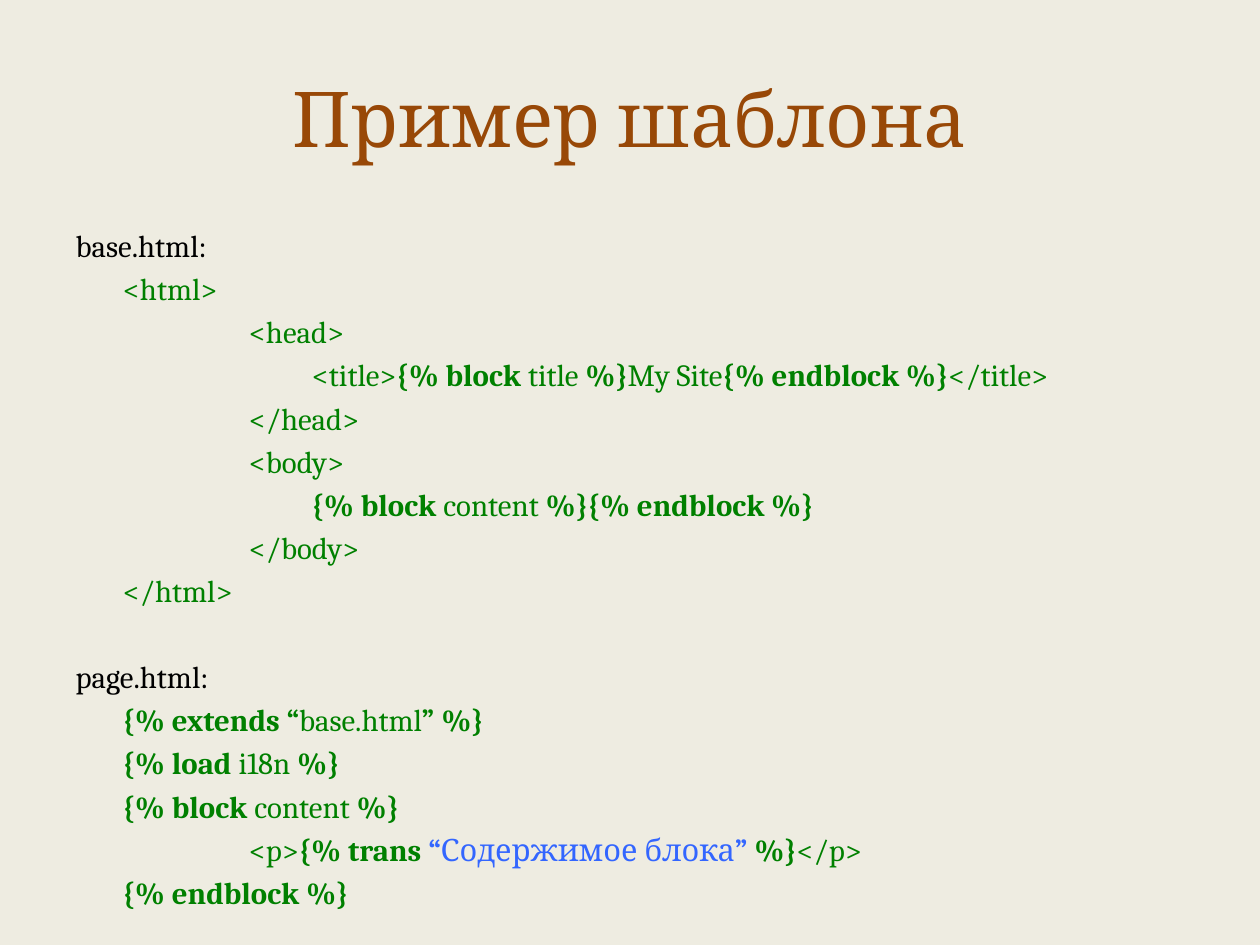
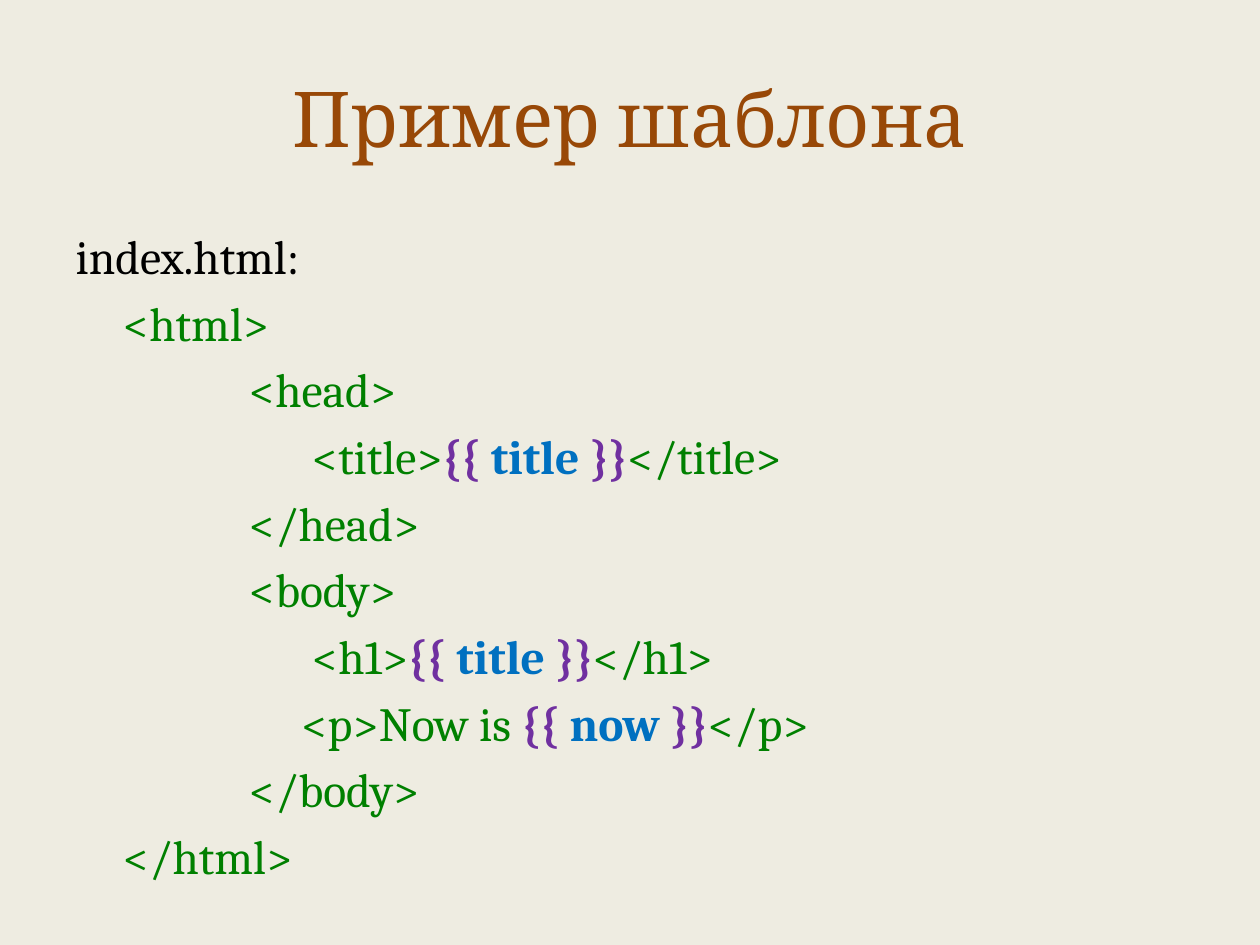
Before and after one commit to maxchv/LearnPython, a slide deck: slide 8 of week11/templates.pptx (slide 6 before the commit). Drawn at 1260x945 pixels with LibreOffice and Linux fonts; fonts in the diff are those of the drawing. Boxes give left, top, right and bottom in pixels: in the first picture for what was removed or moved away, otherwise in the second. Text is boxed around its words. In the diff, an @@ line names an element or a change of style, - is before the commit and + after.

```diff
--- a/week11/templates.pptx
+++ b/week11/templates.pptx
@@ text at (76, 241, 300, 275): text changed; size 17.6 to 27.2 pt @@
-base.html:
+index.html:
@@ text at (123, 308, 420, 818): size 17.6 to 27.2 pt in "<html>", "<head>", "</head>", "<body>" and 2 more places; more space between paragraphs @@
@@ text at (312, 439, 782, 482): text changed; size 17.6 to 27.2 pt @@
-<title>{% block title %}My Site{% endblock %}</title>
+<title>{{ title }}</title>
@@ text at (301, 639, 808, 751): text changed; size 17.6 to 27.2 pt; bold off @@
-{% block content %}{% endblock %}
+<h1>{{ title }}</h1>
+<p>Now is {{ now }}</p>
@@ text at (76, 666, 862, 905): paragraphs removed @@
-page.html:
-{% extends “base.html” %}
-{% load i18n %}
-{% block content %}
-<p>{% trans “Содержимое блока” %}</p>
-{% endblock %}
```
Also in this commit, not shown: 1 other slide changed, 21 slides added, 10 slides removed.
